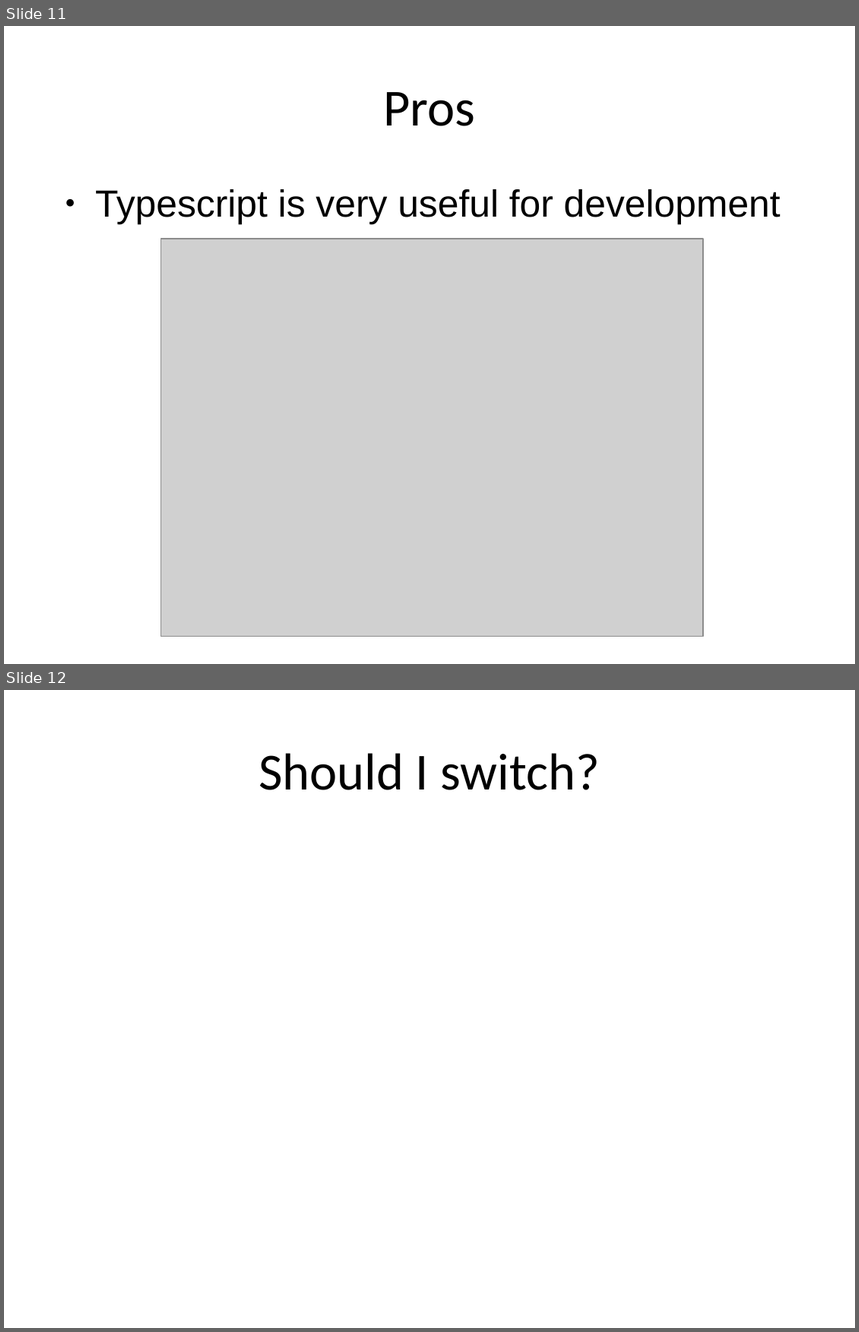
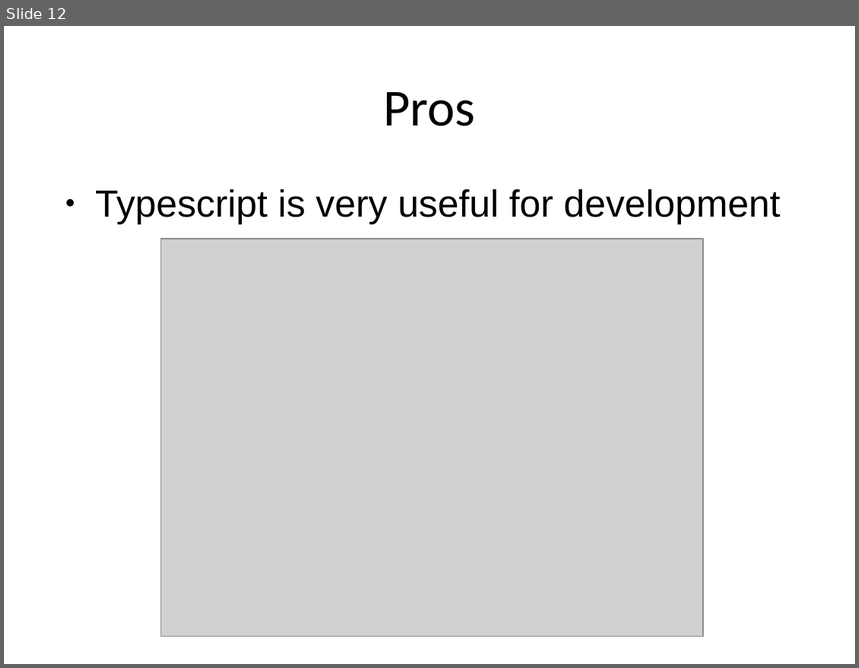
Before and after one commit to trognus/devcon2016, a slide deck: devconNg2.odp. Shown one above the other, each under a label of ours: slides 11 and 12 before the commit, slide 12 after it. The pictures are 859x1332 and 859x668 pixels, drawn with LibreOffice and Linux fonts; fonts in the diff are those of the drawing; grey boxes stand for pictures. Boxes give left, top, right and bottom in pixels: in the first picture for what was removed or moved away, otherwise in the second. Text is boxed around its words. In the diff, an @@ line names an element or a change of style, - is before the commit and + after.

```diff
--- a/devconNg2.odp
+++ b/devconNg2.odp
@@ slide 12 removed at bbox=[4, 690, 855, 1328], background #FFFFFF @@
@@ title removed at bbox=[259, 753, 600, 790] @@
-Should I switch?
@@ what was slide 11 is now slide 12 @@
```
Also in this commit, not shown: 1 slide changed, 4 slides added, 1 other slide removed, 1 other file.
